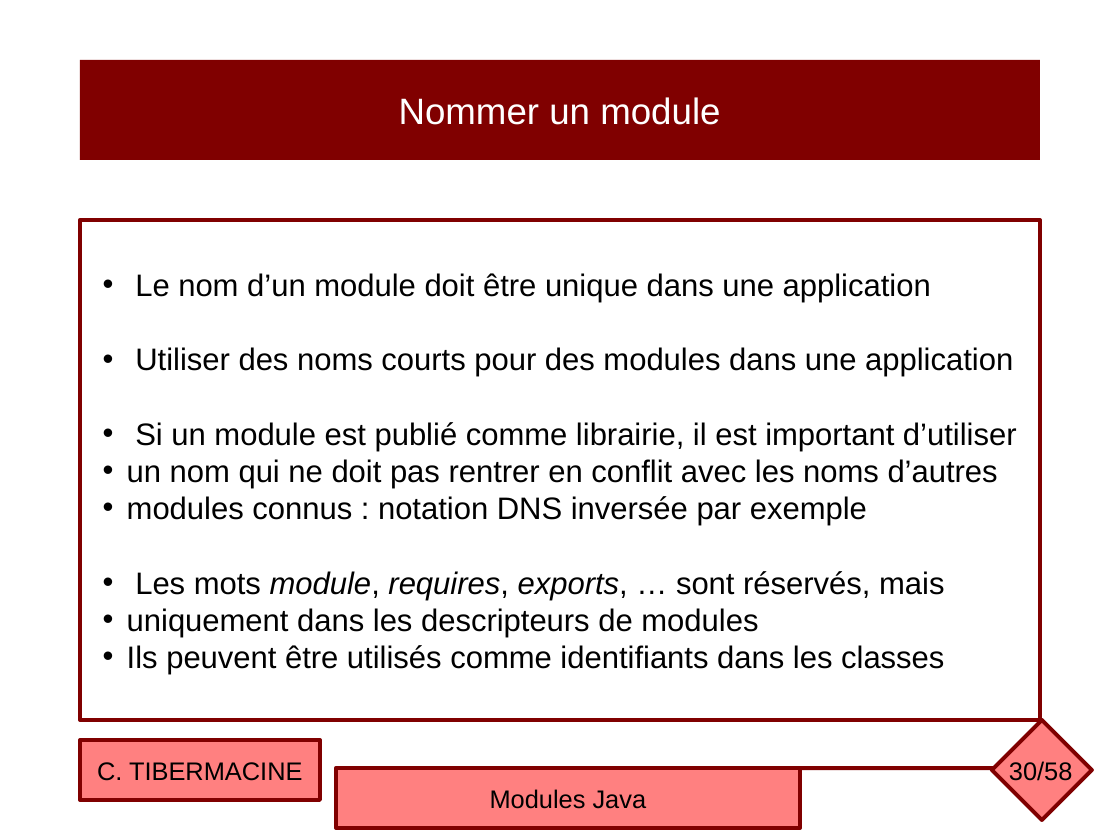
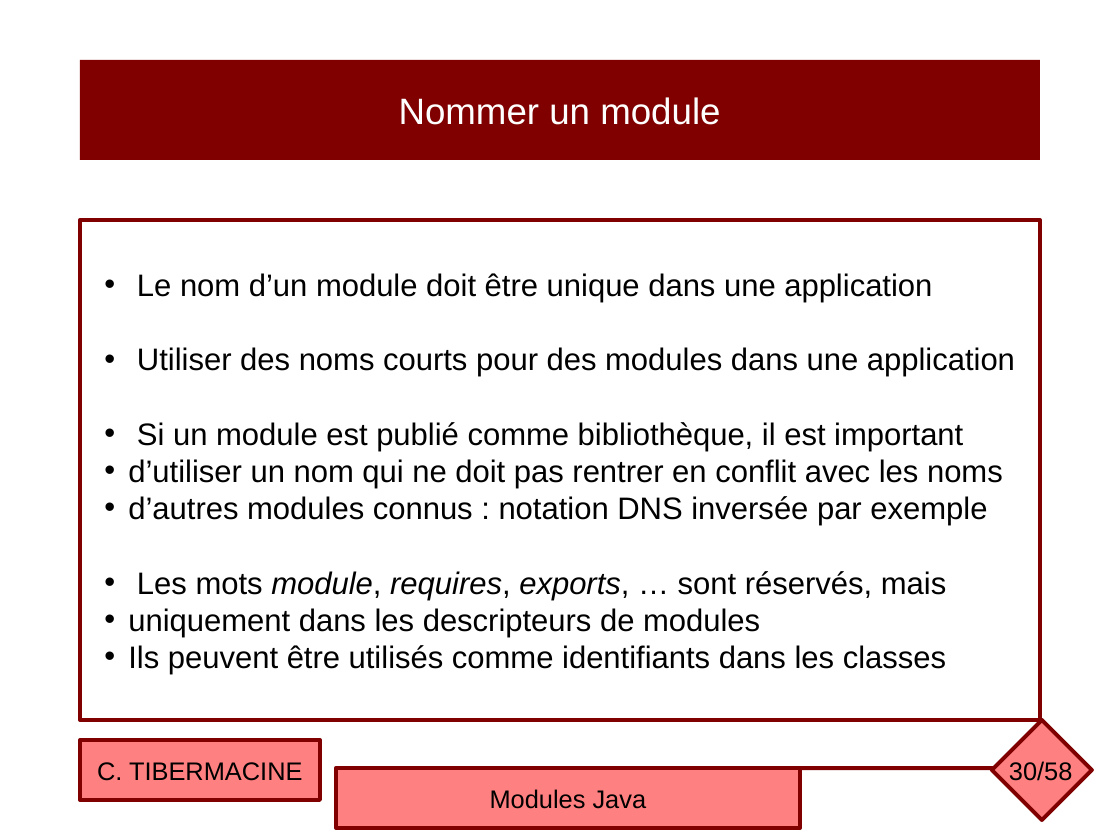
Before and after one commit to ctiber/composants, a slide deck: slide 30 of cours/cours6.odp. Drawn at 1120x840 pixels with LibreOffice and Linux fonts; fonts in the diff are those of the drawing. Boxes give left, top, right and bottom in pixels: in the first picture for what was removed or moved away, otherwise in the second. Text is boxed around its words. In the diff, an @@ line names an element or a change of style, - is before the commit and + after.

```diff
--- a/cours/cours6.odp
+++ b/cours/cours6.odp
@@ text in rectangle at [128, 422, 1003, 526]: text changed @@
-• Si un module est publié comme librairie, il est important d’utiliser
-• un nom qui ne doit pas rentrer en conflit avec les noms d’autres
-• modules connus : notation DNS inversée par exemple
+• Si un module est publié comme bibliothèque, il est important
+• d’utiliser un nom qui ne doit pas rentrer en conflit avec les noms
+• d’autres modules connus : notation DNS inversée par exemple
```
Also in this commit, not shown: 11 other slides changed, 1 other file.
